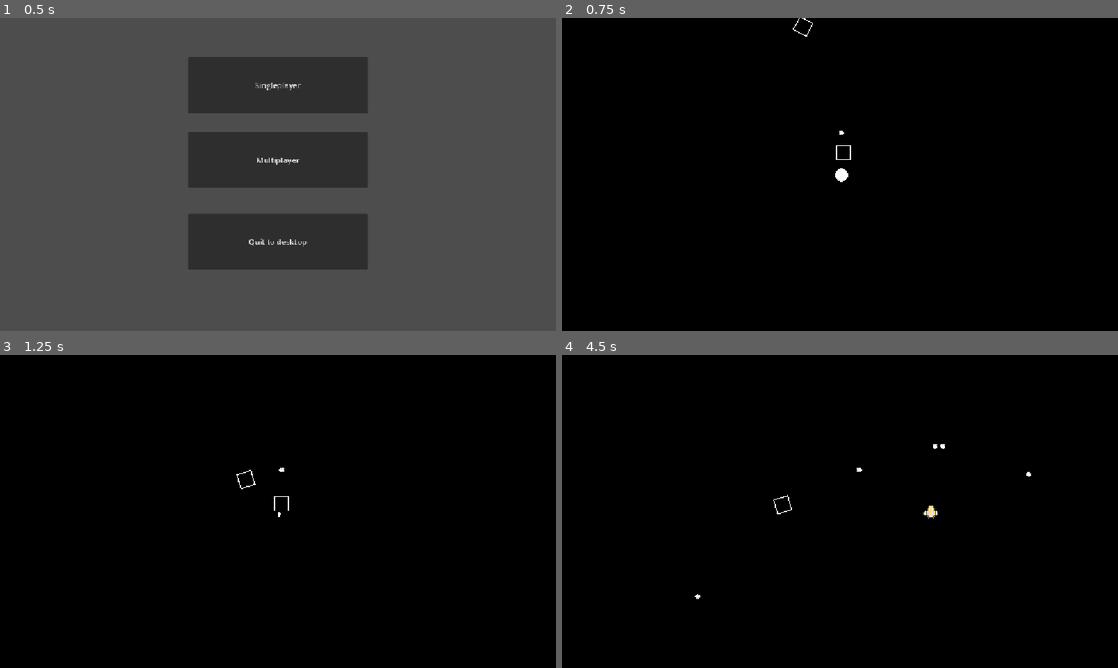
Above: before the commit, frames 1-4 (two rows, left to right).
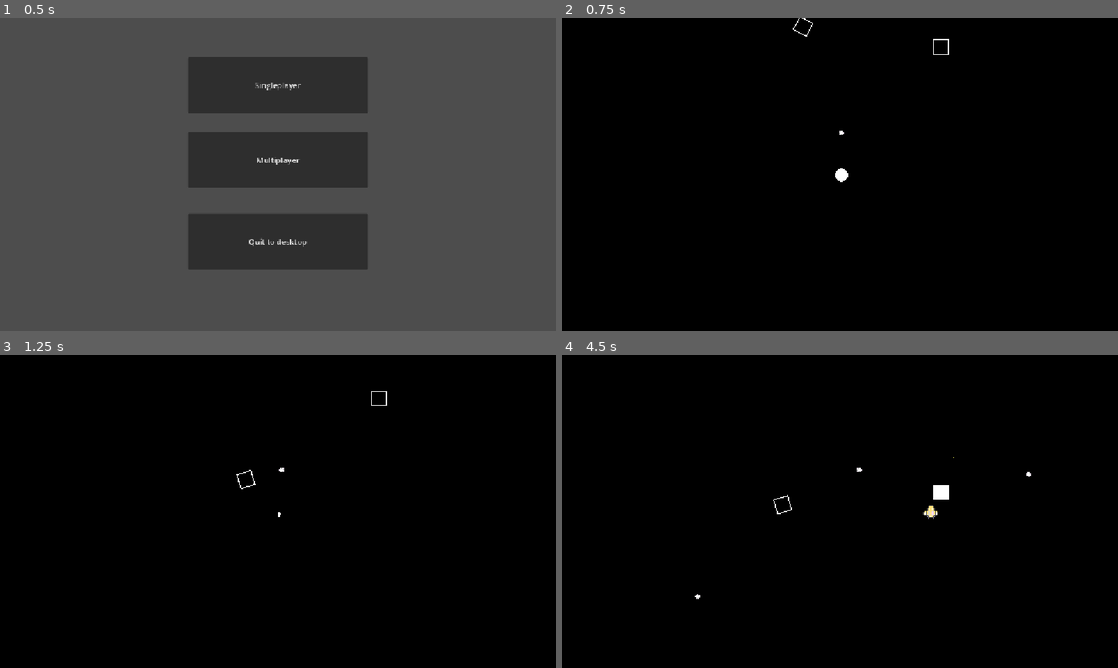
Above: after the commit, the same moments.

Repository: Draftier/Geometric-Invasion-CSS-497
Game: Godot game, scene res://scenes/main_menu.tscn
Two runs of this game, one before a commit and one after it. Both use one fixed random seed, a clock stepped at 60 frames per second and the inputs below.
Inputs:
- Up to frame 1 (0.5 s): no input
- Up to frame 2 (0.75 s): click "Singleplayer" at 0.5 s
- Up to frame 3 (1.25 s): no input
- Up to frame 4 (4.5 s): hold Right (right) 1.28-2.03 s; hold Z (shoot) 1.28-2.03 s; hold Down (down) 2.03-2.78 s; tap Z (shoot) at 2.1, 3.05, 3.6 s; hold Right (right) 2.78-3.53 s; hold Shift (slow) 2.78-3.53 s; hold Up (up) 3.53-4.28 s; hold Left (left) from 4.28 s (still down); hold Z (shoot) from 4.28 s (still down)

Frame 1 is identical in both runs. In frame 2, less than 0.1% of the frame differs, in the area x 49-70%, y 6-46%; in frame 3, less than 0.1%; in frame 4, 0.2%, in the area x 66-71%, y 28-47%.

Commit message:
Fixed bug where player is shooting enemy bullets. Fixed bug where material for enemy was not local to scene

Diff:
--- a/geometric-invasion/scenes/enemy.tscn
+++ b/geometric-invasion/scenes/enemy.tscn
@@ -9,6 +9,7 @@
 size = Vector2(14, 14)
 
 [sub_resource type="ShaderMaterial" id="ShaderMaterial_iywne"]
+resource_local_to_scene = true
 shader = ExtResource("2_4ra3w")
 shader_parameter/Color = Color(1, 1, 1, 1)
 shader_parameter/Progress = 1.0
--- a/geometric-invasion/scenes/game.tscn
+++ b/geometric-invasion/scenes/game.tscn
@@ -108,7 +108,8 @@
 shape = SubResource("RectangleShape2D_iywne")
 
 [node name="Enemy" parent="Borders" unique_id=1367146779 instance=ExtResource("1_0tnpc")]
-position = Vector2(2, -28)
+position = Vector2(103, -137)
+bullet_scene = ExtResource("5_iywne")
 speed = 30
 direction = "down"
-equation = "sin"
+equation = "cos"
--- a/geometric-invasion/scenes/player.tscn
+++ b/geometric-invasion/scenes/player.tscn
@@ -139,7 +139,7 @@
 material = SubResource("ShaderMaterial_fjrip")
 sprite_frames = SubResource("SpriteFrames_d8ny1")
 
-[node name="AnimationPlayer" type="AnimationPlayer" parent="." unique_id=486387434]
+[node name="AnimationPlayer" type="AnimationPlayer" parent="." unique_id=486387434 groups=["player"]]
 libraries/ = SubResource("AnimationLibrary_smehm")
 
 [node name="guns" type="Node2D" parent="." unique_id=1613688656]
--- a/geometric-invasion/scenes/player_default_shooting_style.tscn
+++ b/geometric-invasion/scenes/player_default_shooting_style.tscn
@@ -3,7 +3,7 @@
 [ext_resource type="PackedScene" uid="uid://bqcpjm6w37etq" path="res://scenes/player.tscn" id="1_7r64s"]
 [ext_resource type="PackedScene" uid="uid://c6x6lwc5i2t0i" path="res://scenes/ShootPoint.tscn" id="2_8wkqb"]
 
-[node name="PlayerDefaultShootingStyle" unique_id=1651887187 instance=ExtResource("1_7r64s")]
+[node name="PlayerDefaultShootingStyle" unique_id=1651887187 groups=["player"] instance=ExtResource("1_7r64s")]
 
 [node name="ShootPoint2" parent="guns" parent_id_path=PackedInt32Array(1613688656) index="0" unique_id=1529614615 instance=ExtResource("2_8wkqb")]
 position = Vector2(5, -4)
--- a/geometric-invasion/scenes/player_shooting_style_two.tscn
+++ b/geometric-invasion/scenes/player_shooting_style_two.tscn
@@ -3,7 +3,7 @@
 [ext_resource type="PackedScene" uid="uid://bqcpjm6w37etq" path="res://scenes/player.tscn" id="1_dkbgf"]
 [ext_resource type="PackedScene" uid="uid://c6x6lwc5i2t0i" path="res://scenes/ShootPoint.tscn" id="2_wclc1"]
 
-[node name="PlayerShootingStyleTwo" unique_id=1651887187 instance=ExtResource("1_dkbgf")]
+[node name="PlayerShootingStyleTwo" unique_id=1651887187 groups=["player"] instance=ExtResource("1_dkbgf")]
 
 [node name="ShootPoint" parent="guns" parent_id_path=PackedInt32Array(1613688656) index="0" unique_id=1529614615 instance=ExtResource("2_wclc1")]
 position = Vector2(1, -10)
--- a/geometric-invasion/scripts/ShootPoint/shoot_point.gd
+++ b/geometric-invasion/scripts/ShootPoint/shoot_point.gd
@@ -21,7 +21,7 @@
 	if can_shoot == true:
 		# Instantiate the bullet shot by player, set speed, positiona, and rotation and start firerate timer
 		var bullet
-		if get_parent().is_in_group("player"):
+		if get_parent().get_parent().is_in_group("player"):
 			bullet = level_manager.pull_from_pool("player")
 		else:
 			bullet = level_manager.pull_from_pool("enemy")
--- a/geometric-invasion/scripts/enemy/new_script.gd
+++ b/geometric-invasion/scripts/enemy/new_script.gd
@@ -9,7 +9,7 @@
 @export var bullet_scene : PackedScene
 
 # Initialize the shoot timer and rotater at ready
-@onready var free_timer = $FreeTimer
+# @onready var free_timer = $FreeTimer
 @onready var manager = get_tree().get_first_node_in_group("level_manager")
 
 # Allow shooter and rotater values to be edited in editor to add easier time for editing enemy behavior
@@ -34,9 +34,6 @@
 	elif direction == "down":
 		direction_vector = Vector2.DOWN
 
-
-		pass
-
 func _process(delta: float) -> void:
 	move_body(delta)
 
@@ -60,5 +57,7 @@
 	else:
 		if equation == "sin":
 			direction_vector = direction_vector.rotated(sin(0.0 * 8.0) * 0.3)
+		elif equation == "cosin":
+			direction_vector = direction_vector.rotated(cos(0.0 * 8.0) * 0.3)
 		position += direction_vector * speed * delta
 	pass
